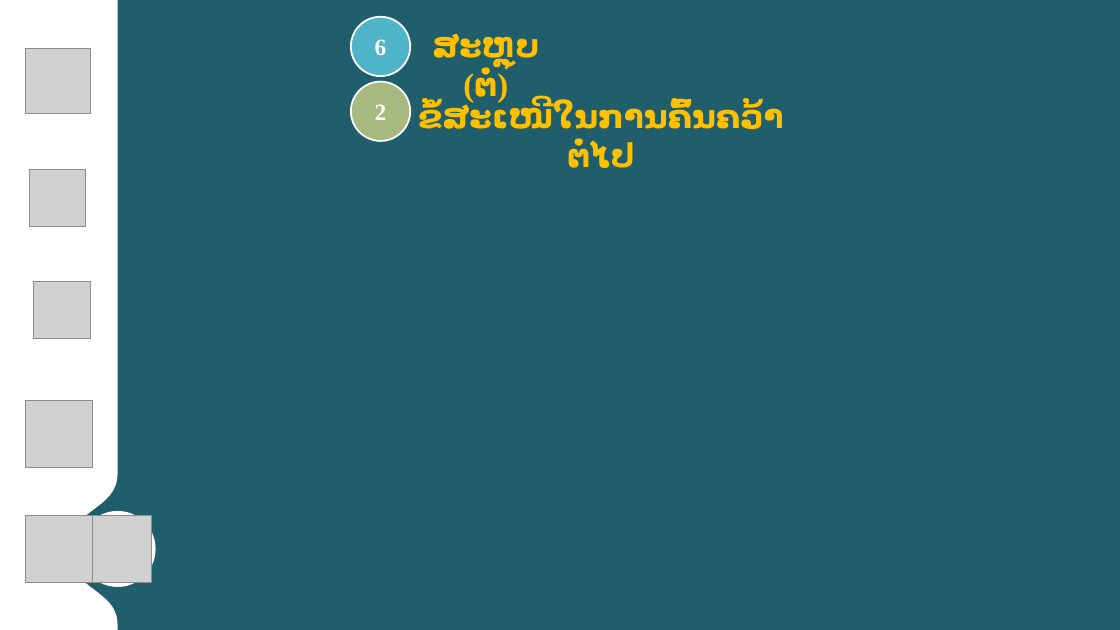
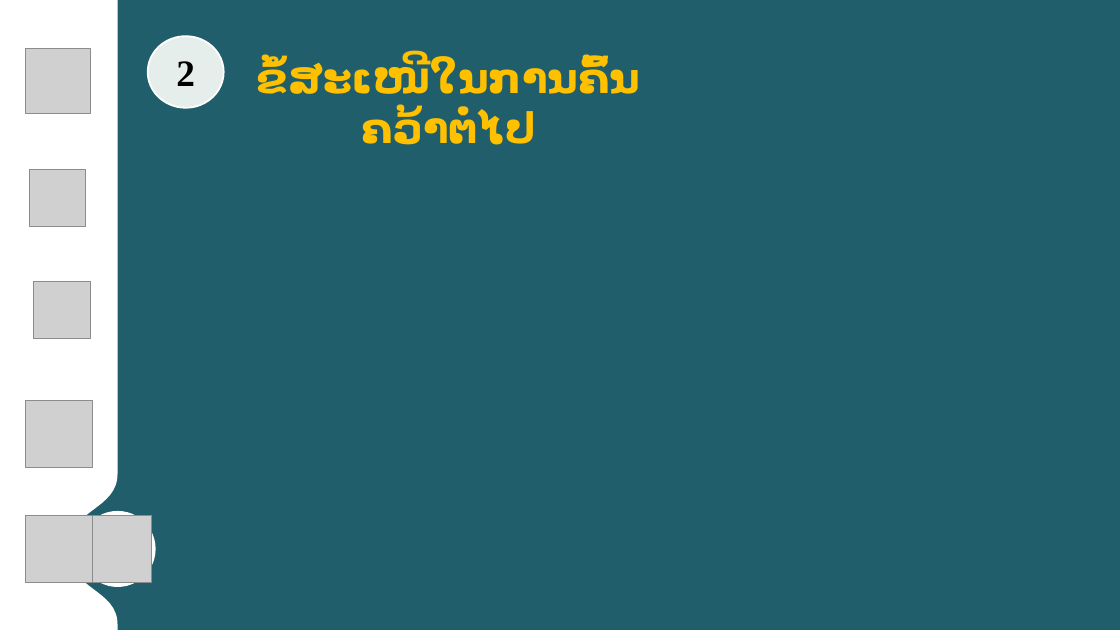
Before and after one commit to Phonekham/BusReservationDocs, a slide deck: slide 27 of Present Final.pptx (slide 21 before the commit). Drawn at 1120x630 pixels with LibreOffice and Linux fonts; fonts in the diff are those of the drawing; grey boxes stand for pictures; background and template pictures are left out. Boxes give left, top, right and bottom in pixels: in the first picture for what was removed or moved away, otherwise in the second. Text is boxed around its words. In the diff, an @@ line names an element or a change of style, - is before the commit and + after.

```diff
--- a/Present Final.pptx
+++ b/Present Final.pptx
@@ ellipse removed at [351,17,411,76] @@
-6
@@ ellipse "2": place and size @@
-ellipse "2" at [351,82,411,141]
+ellipse "2" at [148,36,224,108]
@@ ellipse "2" at [148,36,224,108]: size 20 to 32 pt, text colour #FFFFFF to #000000; fill #A8B97F to #E6EEEB @@
@@ text "ຂໍ້ສະເໜີໃນການຄົ້ນຄວ້າຕໍ່ໄປ": place and size @@
-text "ຂໍ້ສະເໜີໃນການຄົ້ນຄວ້າຕໍ່ໄປ" at [418,101,783,168]
+text "ຂໍ້ສະເໜີໃນການຄົ້ນຄວ້າຕໍ່ໄປ" at [257,58,641,145]
@@ text "ຂໍ້ສະເໜີໃນການຄົ້ນຄວ້າຕໍ່ໄປ" at [257,58,641,145]: size 28 to 36 pt @@
@@ text removed at [432,33,539,103] @@
-ສະຫຼຸບ (ຕໍ່)
```
Also in this commit, not shown: 20 other slides changed, 6 slides added, 1 other file.
